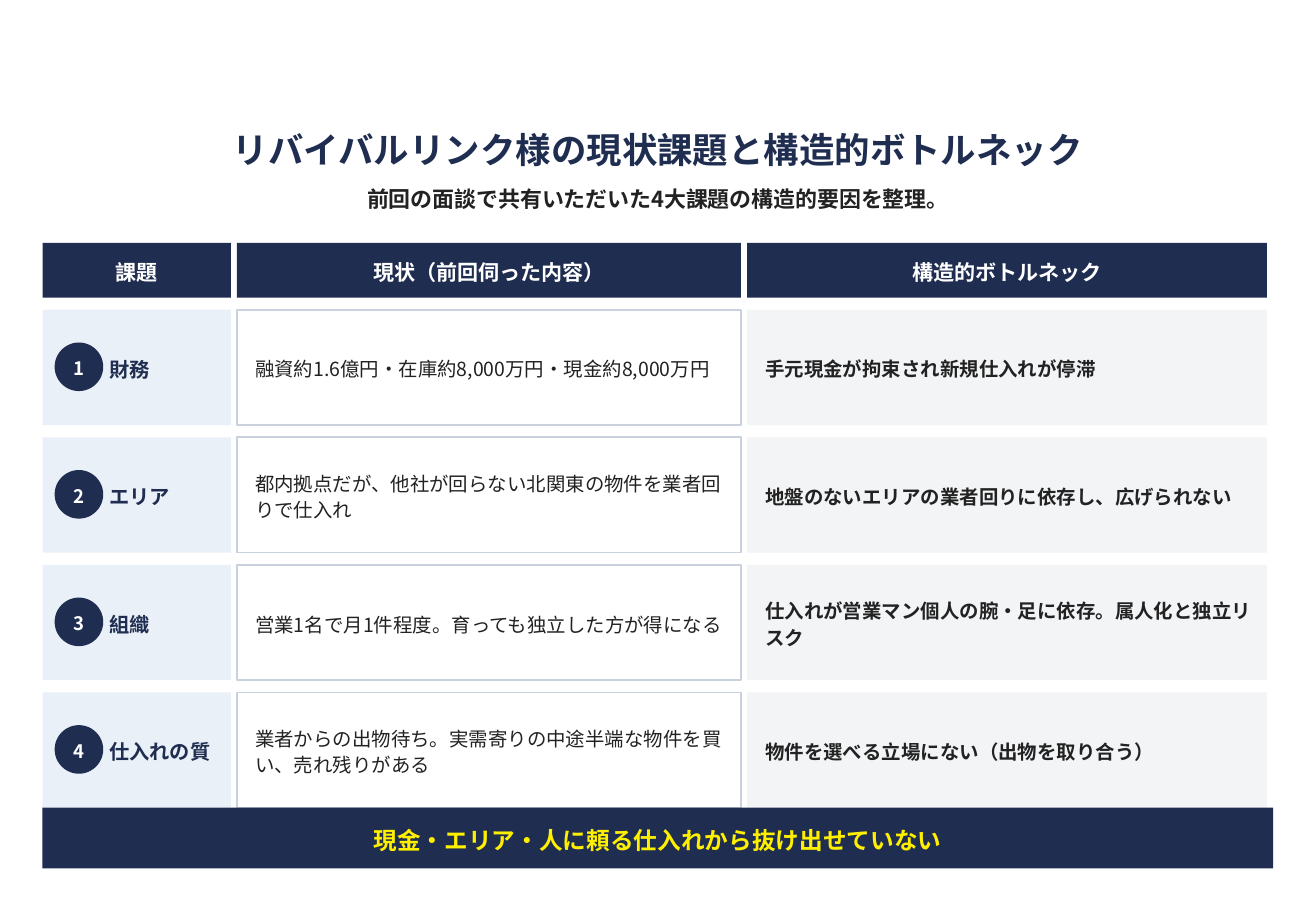
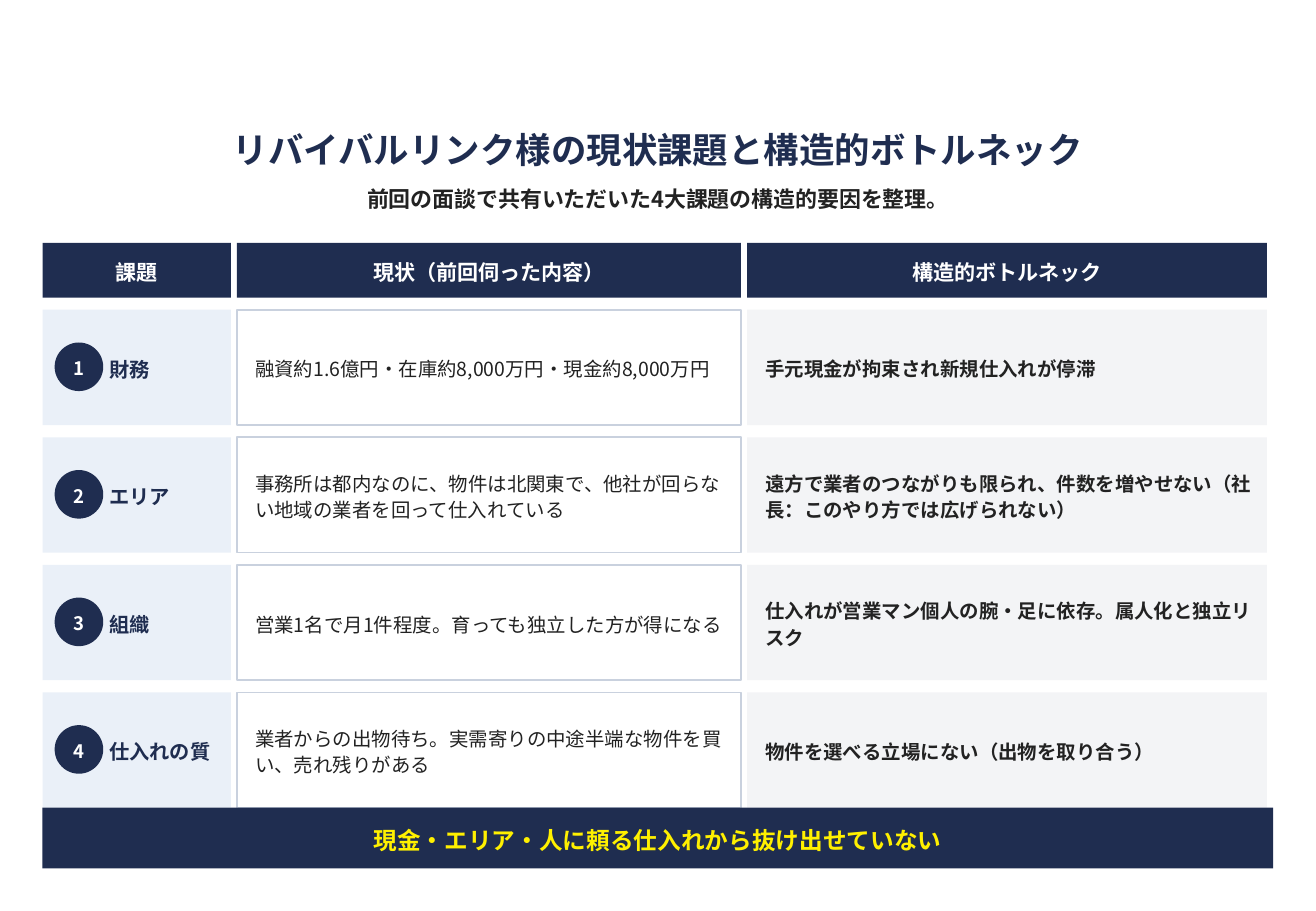
Before and after one commit to soshiro-iki-sys/-, a slide deck: slide 5 of proposals/REVIVAL_LINK様_2回目商談_ご提案書_不動産版.pptx. Drawn at 1316x911 pixels with LibreOffice and Linux fonts; fonts in the diff are those of the drawing; background and template pictures are left out. Boxes give left, top, right and bottom in pixels: in the first picture for what was removed or moved away, otherwise in the second. Text is boxed around its words. In the diff, an @@ line names an element or a change of style, - is before the commit and + after.

```diff
--- a/proposals/REVIVAL_LINK様_2回目商談_ご提案書_不動産版.pptx
+++ b/proposals/REVIVAL_LINK様_2回目商談_ご提案書_不動産版.pptx
@@ text at (x1=255, y1=474, x2=720, y2=519): text changed @@
-都内拠点だが、他社が回らない北関東の物件を業者回りで仕入れ
+事務所は都内なのに、物件は北関東で、他社が回らない地域の業者を回って仕入れている
@@ text at (x1=765, y1=474, x2=1251, y2=519): text changed @@
-地盤のないエリアの業者回りに依存し、広げられない
+遠方で業者のつながりも限られ、件数を増やせない（社長：このやり方では広げられない）
```
Also in this commit, not shown: 3 other slides changed, 1 slide added, 1 slide removed, 1 other file.
